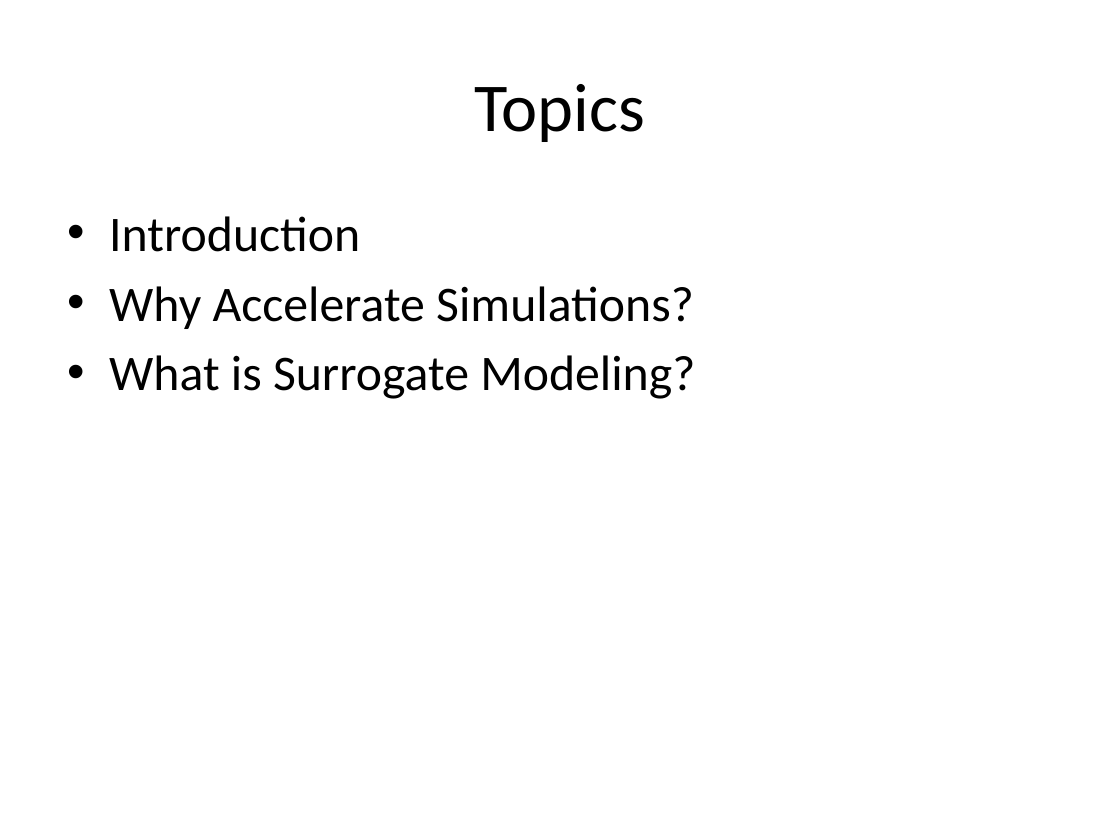
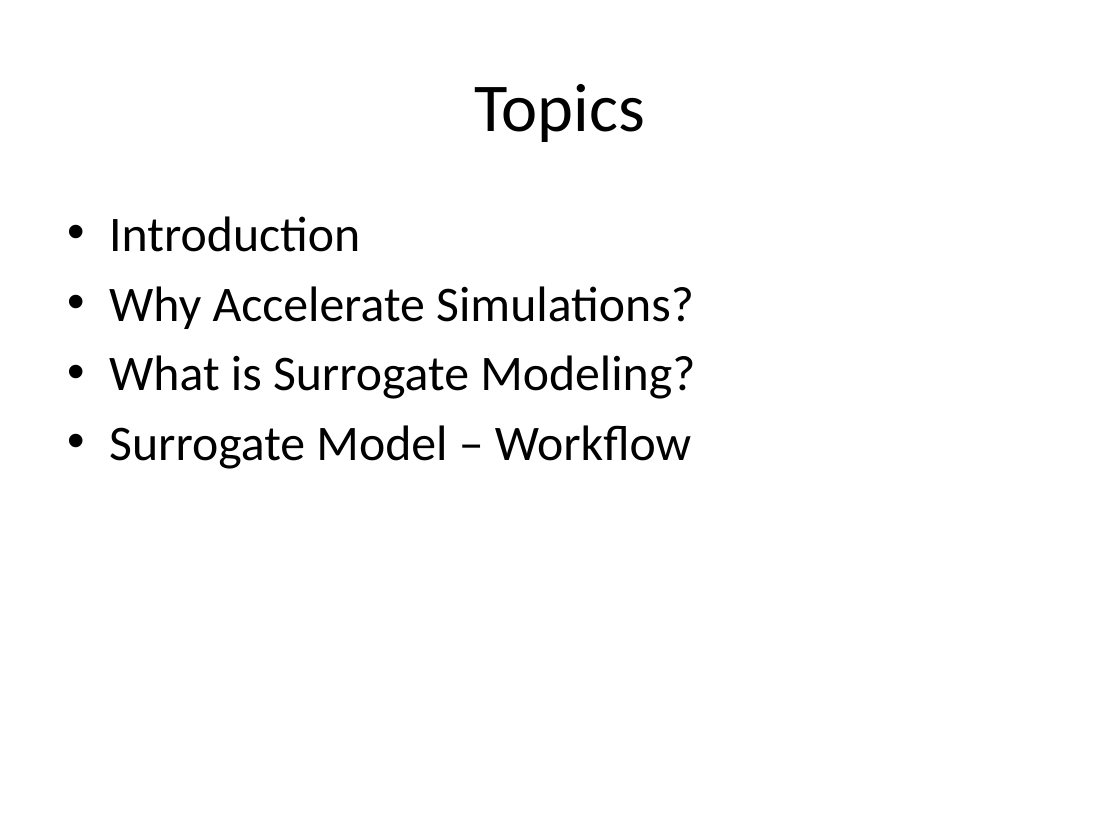
Before and after one commit to look4pritam/SurrogateModel, a slide deck: slide 2 of Presentations/SurrogateModel.pptx. Drawn at 1120x840 pixels with LibreOffice and Linux fonts; fonts in the diff are those of the drawing. Boxes give left, top, right and bottom in pixels: in the first picture for what was removed or moved away, otherwise in the second. Text is boxed around its words. In the diff, an @@ line names an element or a change of style, - is before the commit and + after.

```diff
--- a/Presentations/SurrogateModel.pptx
+++ b/Presentations/SurrogateModel.pptx
@@ text at [109,425,691,469]: paragraph added @@
+• Surrogate Model – Workflow
```
Also in this commit, not shown: 4 slides added.
